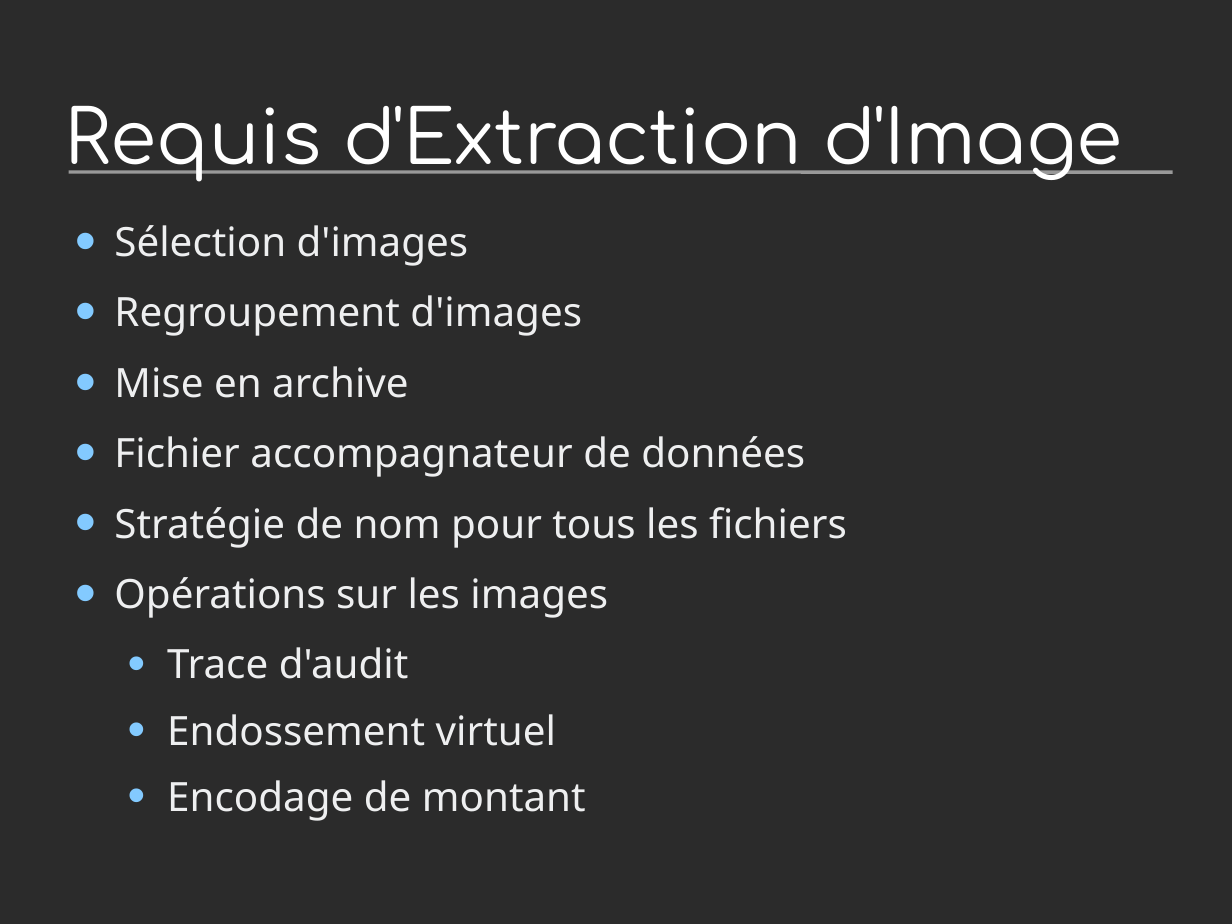
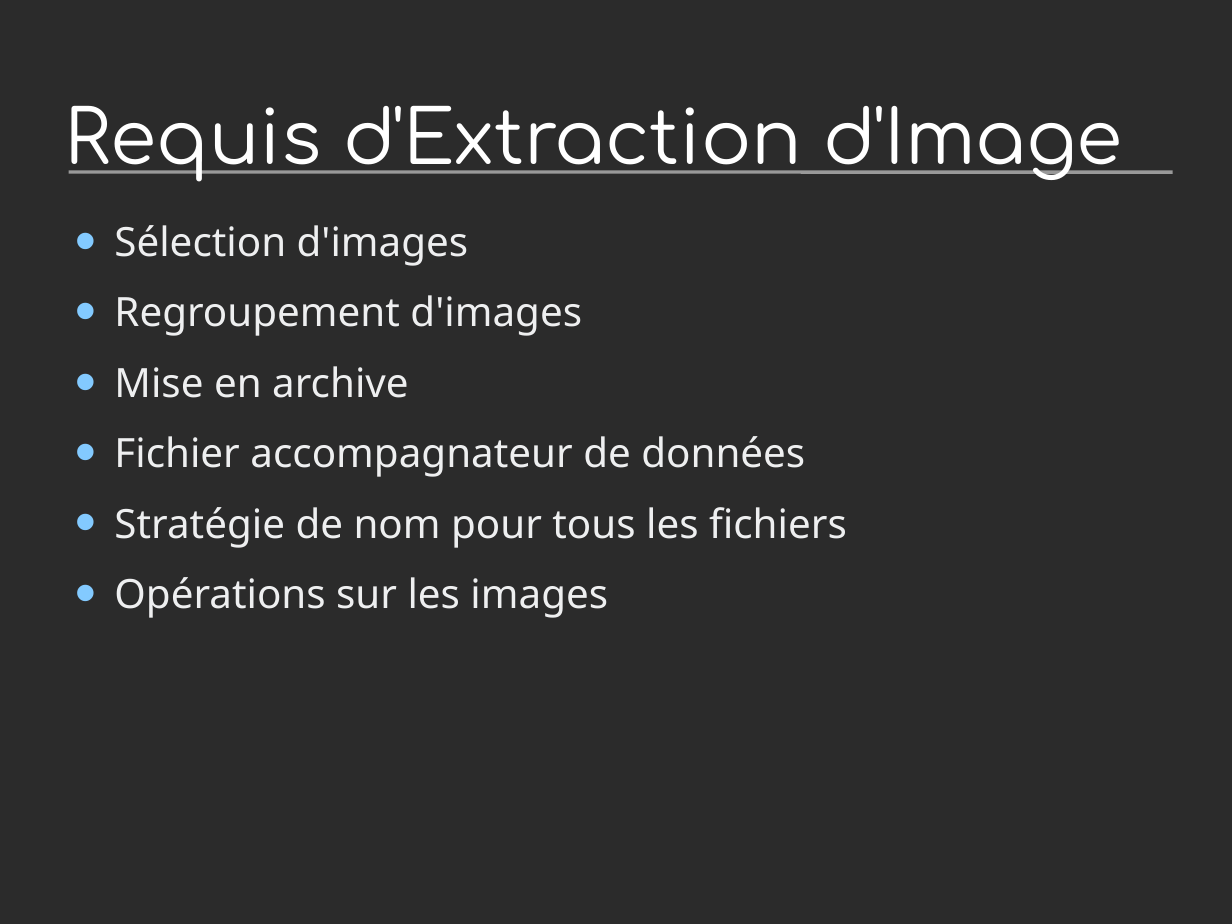
Before and after one commit to DenkouNova/LOG792, a slide deck: slide 26 of Rapports/005_Presentation/Presentation.odp (slide 27 before the commit). Drawn at 1232x924 pixels with LibreOffice and Linux fonts; fonts in the diff are those of the drawing; background and template pictures are left out; a plain dark background stands for a picture behind light text. Boxes give left, top, right and bottom in pixels: in the first picture for what was removed or moved away, otherwise in the second. Text is boxed around its words. In the diff, an @@ line names an element or a change of style, - is before the commit and + after.

```diff
--- a/Rapports/005_Presentation/Presentation.odp
+++ b/Rapports/005_Presentation/Presentation.odp
@@ text at <box>167,647,586,821</box>: paragraphs removed @@
-  • Trace d'audit
-  • Endossement virtuel
-  • Encodage de montant
```
Also in this commit, not shown: 10 other slides changed, 19 slides added, 17 slides removed, 1 other file.
